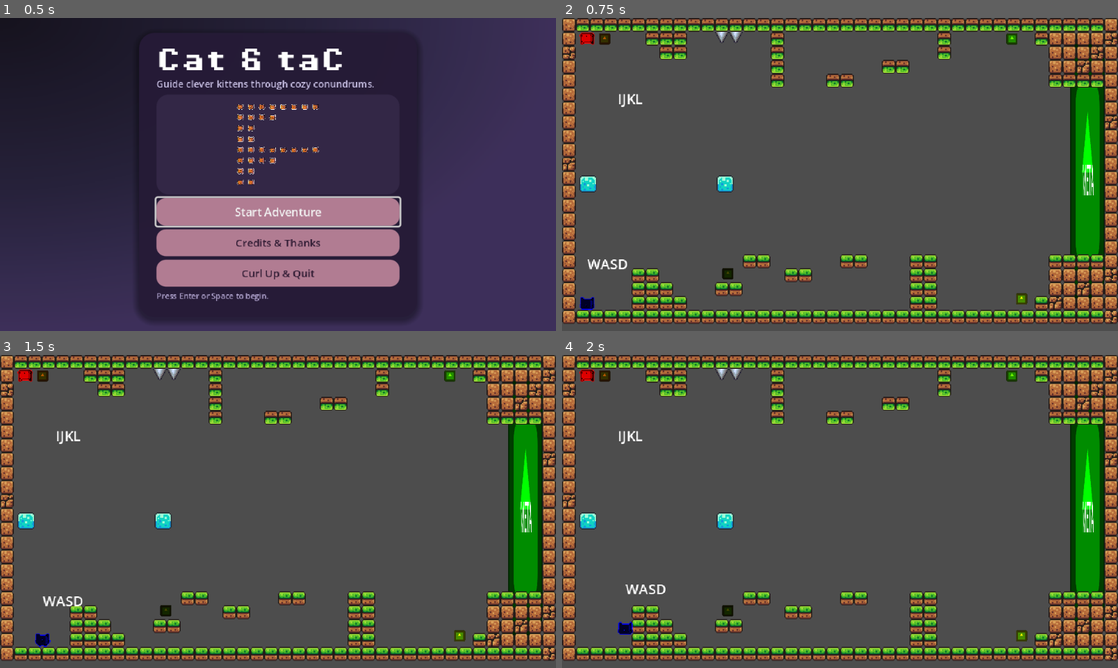
Above: before the commit, frames 1-4 (two rows, left to right).
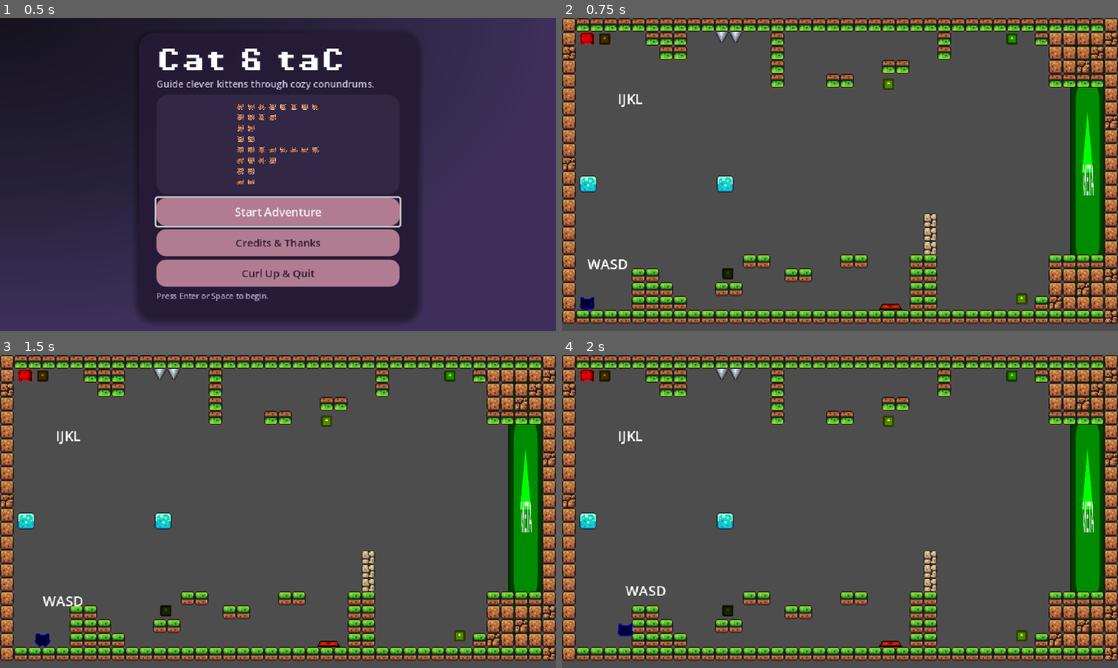
Above: after the commit, the same moments.

Repository: Gosuniak/CC5408-MonoQLDev
Game: Godot game, scene res://ui/main_menu.tscn
The game is run twice, just before and just after one commit, with the same random seed, the same clock (stepped at 60 frames per second) and the same inputs. The engine's default icon, where the game draws it, is replaced by a stand-in: a white triangle on a blue panel in a dark square.
Inputs:
- Up to frame 1 (0.5 s): no input
- Up to frame 2 (0.75 s): click "Start Adventure" at 0.5 s
- Up to frame 3 (1.5 s): tap Enter (ui_accept) at 1.25 s; hold D (jugador1_derecha) from 1.28 s (still down); tap S (jugador1_accion) at 1.35 s
- Up to frame 4 (2 s): keep holding D (jugador1_derecha); tap W (jugador1_saltar) at 1.52 s

Frame 1 is identical in both runs. In frame 2, 0.4% of the frame differs, in the area x 57-68%, y 19-94%; in frame 3, 0.4%; in frame 4, 0.6%, in the area x 10-68%, y 19-94%.

Commit message:
Feat: add switch and gates/platforms mechanism

Diff:
--- a/project.godot
+++ b/project.godot
@@ -89,6 +89,10 @@
 ]
 }
 
+[physics]
+
+common/physics_ticks_per_second=120
+
 [rendering]
 
 textures/canvas_textures/default_texture_filter=0
--- /dev/null
+++ b/scenes/gate.tscn
@@ -0,0 +1,151 @@
+[gd_scene load_steps=6 format=3 uid="uid://clm8jctarabot"]
+
+[ext_resource type="Script" uid="uid://d1e3d26tet531" path="res://scripts/gate.gd" id="1_xfvdi"]
+[ext_resource type="Texture2D" uid="uid://b78ko42cq4cn3" path="res://assets/brackeys_platformer_assets/sprites/world_tileset.png" id="2_xwxio"]
+
+[sub_resource type="TileSetAtlasSource" id="TileSetAtlasSource_hudsw"]
+texture = ExtResource("2_xwxio")
+0:0/0 = 0
+1:0/0 = 0
+2:0/0 = 0
+3:0/0 = 0
+4:0/0 = 0
+5:0/0 = 0
+6:0/0 = 0
+7:0/0 = 0
+8:0/0 = 0
+9:0/0 = 0
+10:0/0 = 0
+11:0/0 = 0
+0:1/0 = 0
+1:1/0 = 0
+2:1/0 = 0
+3:1/0 = 0
+4:1/0 = 0
+5:1/0 = 0
+6:1/0 = 0
+7:1/0 = 0
+8:1/0 = 0
+9:1/0 = 0
+10:1/0 = 0
+11:1/0 = 0
+0:2/0 = 0
+1:2/0 = 0
+2:2/0 = 0
+3:2/0 = 0
+4:2/0 = 0
+5:2/0 = 0
+6:2/0 = 0
+7:2/0 = 0
+8:2/0 = 0
+9:2/0 = 0
+10:2/0 = 0
+11:2/0 = 0
+0:3/0 = 0
+1:3/0 = 0
+2:3/0 = 0
+5:3/0 = 0
+6:3/0 = 0
+7:3/0 = 0
+8:3/0 = 0
+9:3/0 = 0
+0:4/0 = 0
+1:4/0 = 0
+2:4/0 = 0
+3:4/0 = 0
+4:4/0 = 0
+5:4/0 = 0
+6:4/0 = 0
+7:4/0 = 0
+8:4/0 = 0
+9:4/0 = 0
+0:5/0 = 0
+1:5/0 = 0
+2:5/0 = 0
+3:5/0 = 0
+4:5/0 = 0
+5:5/0 = 0
+6:5/0 = 0
+7:5/0 = 0
+8:5/0 = 0
+1:6/0 = 0
+2:6/0 = 0
+3:6/0 = 0
+4:6/0 = 0
+5:6/0 = 0
+6:6/0 = 0
+7:6/0 = 0
+8:6/0 = 0
+0:7/0 = 0
+1:7/0 = 0
+3:7/0 = 0
+5:7/0 = 0
+6:7/0 = 0
+7:7/0 = 0
+8:7/0 = 0
+0:8/0 = 0
+1:8/0 = 0
+2:8/0 = 0
+3:8/0 = 0
+4:8/0 = 0
+5:8/0 = 0
+6:8/0 = 0
+7:8/0 = 0
+8:8/0 = 0
+0:9/0 = 0
+1:9/0 = 0
+2:9/0 = 0
+3:9/0 = 0
+4:9/0 = 0
+5:9/0 = 0
+6:9/0 = 0
+7:9/0 = 0
+0:10/0 = 0
+1:10/0 = 0
+2:10/0 = 0
+3:10/0 = 0
+4:10/0 = 0
+6:10/0 = 0
+0:11/0 = 0
+1:11/0 = 0
+2:11/0 = 0
+3:11/0 = 0
+4:11/0 = 0
+5:11/0 = 0
+0:12/0 = 0
+1:12/0 = 0
+2:12/0 = 0
+3:12/0 = 0
+4:12/0 = 0
+0:13/0 = 0
+1:13/0 = 0
+2:13/0 = 0
+3:13/0 = 0
+4:13/0 = 0
+5:13/0 = 0
+0:14/0 = 0
+1:14/0 = 0
+2:14/0 = 0
+3:14/0 = 0
+4:14/0 = 0
+0:15/0 = 0
+1:15/0 = 0
+2:15/0 = 0
+3:15/0 = 0
+
+[sub_resource type="TileSet" id="TileSet_wi8tm"]
+sources/0 = SubResource("TileSetAtlasSource_hudsw")
+
+[sub_resource type="RectangleShape2D" id="RectangleShape2D_ghoj6"]
+size = Vector2(16, 48)
+
+[node name="Gate" type="AnimatableBody2D"]
+script = ExtResource("1_xfvdi")
+
+[node name="TileMapLayer" type="TileMapLayer" parent="."]
+tile_map_data = PackedByteArray(0, 0, 0, 0, 255, 255, 0, 0, 3, 0, 1, 0, 0, 0, 0, 0, 254, 255, 0, 0, 3, 0, 1, 0, 0, 0, 0, 0, 253, 255, 0, 0, 3, 0, 1, 0, 0, 0)
+tile_set = SubResource("TileSet_wi8tm")
+
+[node name="CollisionShape2D" type="CollisionShape2D" parent="."]
+position = Vector2(8, -24)
+shape = SubResource("RectangleShape2D_ghoj6")
--- a/scenes/main.tscn
+++ b/scenes/main.tscn
@@ -13,6 +13,8 @@
 [ext_resource type="PackedScene" uid="uid://rh3ykb6m4myc" path="res://scenes/zona_victoria.tscn" id="6_tefeu"]
 [ext_resource type="PackedScene" uid="uid://hmd7mihrk3lm" path="res://scenes/caja_cristal.tscn" id="6_tipki"]
 [ext_resource type="PackedScene" uid="uid://b308f71klvuoi" path="res://scenes/PlataformaVidrio.tscn" id="11_ya4ey"]
+[ext_resource type="PackedScene" uid="uid://dtwhy7s72trqm" path="res://scenes/switch.tscn" id="14_a8y0u"]
+[ext_resource type="PackedScene" uid="uid://clm8jctarabot" path="res://scenes/gate.tscn" id="15_jkv2x"]
 
 [sub_resource type="TileSetAtlasSource" id="TileSetAtlasSource_tipki"]
 texture = ExtResource("2_o6xl0")
@@ -270,3 +272,14 @@
 
 [node name="PlataformaVidrio2" parent="." instance=ExtResource("11_ya4ey")]
 position = Vector2(30, 191)
+
+[node name="Gate" parent="." instance=ExtResource("15_jkv2x")]
+position = Vector2(416, 273)
+
+[node name="Switch" parent="." node_paths=PackedStringArray("target") instance=ExtResource("14_a8y0u")]
+position = Vector2(378, 336)
+target = NodePath("../Gate")
+
+[node name="Madera3" parent="." instance=ExtResource("3_lquwl")]
+position = Vector2(376, 76)
+box_scene = ExtResource("6_o6xl0")
--- /dev/null
+++ b/scenes/switch.tscn
@@ -0,0 +1,19 @@
+[gd_scene load_steps=4 format=3 uid="uid://dtwhy7s72trqm"]
+
+[ext_resource type="Script" uid="uid://c86pfemd7igmi" path="res://scripts/switch.gd" id="1_1i7pn"]
+[ext_resource type="Texture2D" uid="uid://c6ndnwq4o8fy5" path="res://assets/switch/button.png" id="2_e08h5"]
+
+[sub_resource type="RectangleShape2D" id="RectangleShape2D_e08h5"]
+size = Vector2(25, 8)
+
+[node name="Switch" type="Area2D"]
+collision_mask = 6
+script = ExtResource("1_1i7pn")
+
+[node name="Sprite2D" type="Sprite2D" parent="."]
+scale = Vector2(0.075, 0.075)
+texture = ExtResource("2_e08h5")
+
+[node name="CollisionShape2D" type="CollisionShape2D" parent="."]
+position = Vector2(0.5, -4)
+shape = SubResource("RectangleShape2D_e08h5")
--- /dev/null
+++ b/scripts/gate.gd
@@ -0,0 +1,28 @@
+extends AnimatableBody2D
+
+@export var desplazamiento: Vector2 = Vector2(0, -50)
+@export var velocidad: float = 0.5
+
+var posicion_cerrada: Vector2
+var posicion_abierta: Vector2
+var tween: Tween
+
+func _ready() -> void:
+	posicion_cerrada = global_position
+	posicion_abierta = global_position + desplazamiento
+
+func _on_switch_pressed(is_pressed: bool):
+	# Cancelamos animación anterior si existe
+	if tween:
+		tween.kill()
+
+	tween = create_tween().set_trans(Tween.TRANS_SINE).set_ease(Tween.EASE_OUT)
+
+	if is_pressed:
+		# Abrir
+		tween.tween_property(self, "global_position", posicion_abierta, velocidad)
+		print("puerta abriéndose")
+	else:
+		# Cerrar
+		tween.tween_property(self, "global_position", posicion_cerrada, velocidad)
+		print("puerta cerrándose")
--- /dev/null
+++ b/scripts/switch.gd
@@ -0,0 +1,61 @@
+extends Area2D
+
+# Definimos señal para compuerta/plataforma
+signal switch_signal(is_pressed: bool)
+
+# Variable para arrastrar la compuerta/plataforma objetivo desde el editor
+@export var target: Node2D
+
+# Precargamos las texturas del botón normal y presionado
+const textura_normal = preload("res://assets/switch/button.png")
+const textura_presionado = preload("res://assets/switch/button_pressed.png")
+
+@onready var sprite_2d: Sprite2D = $Sprite2D
+
+var is_active: bool = false
+
+func _ready() -> void:
+	if textura_normal:
+		sprite_2d.texture = textura_normal
+
+	# Conexión de señales del área
+	body_entered.connect(_verificar_zona)
+	body_exited.connect(_verificar_zona)
+
+	# Conexión de switch_signal
+	if target:
+		if target.has_method("_on_switch_pressed"):
+			# Conectar señal a la compuerta/plataformna
+			switch_signal.connect(target._on_switch_pressed)
+			print("conexión exitosa entre botón y ", target.name)
+		else:
+			print("Error: el objeto no tiene el método")
+	else:
+		print("Warning: no se ha asignado target desde el inspector")
+
+func _verificar_zona(_body):
+	# Escanear todo lo que está tocando el botón ahora mismo
+	var cuerpos_detectados = get_overlapping_bodies()
+	var hay_algo_valido = false
+
+	# Filtrar la lista
+	for cuerpo in cuerpos_detectados:
+		if cuerpo.is_in_group("player") or cuerpo is RigidBody2D:
+			hay_algo_valido = true
+			break
+
+	# Si el estado cambió respecto a cómo estaba antes, hace algo
+	if hay_algo_valido != is_active:
+		is_active = hay_algo_valido
+		animar_visuals(is_active) # feedback visual
+		emit_signal("switch_signal", is_active) # emitimos la señal para la compuerta/plataforma
+
+func animar_visuals(pressed: bool):
+	if pressed:
+		# Cambiar a imagen presionada
+		if textura_presionado:
+			sprite_2d.texture = textura_presionado
+	else:
+		# Volver a imagen normal
+		if textura_normal:
+			sprite_2d.texture = textura_normal
Binary file added: assets/switch/button.png
Binary file added: assets/switch/button_pressed.png
Not shown: 1 places in scenes/main.tscn that only renumber resources
Not shown, added: scripts/gate.gd.uid
Not shown, added: scripts/switch.gd.uid
